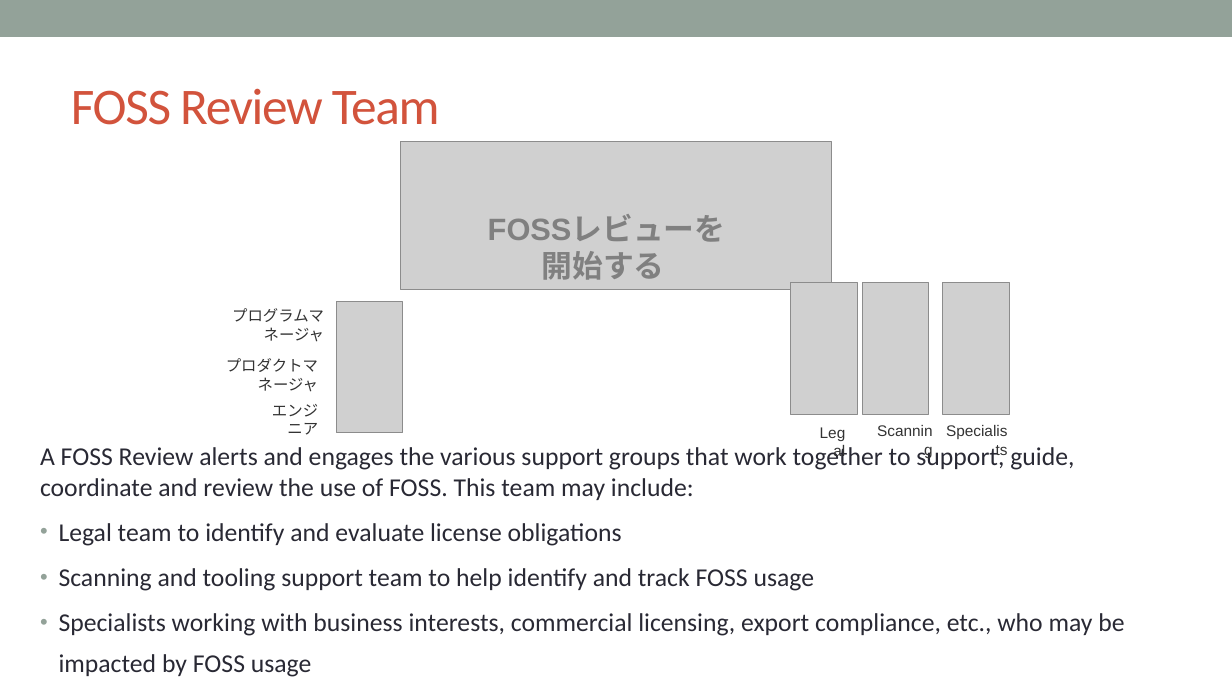
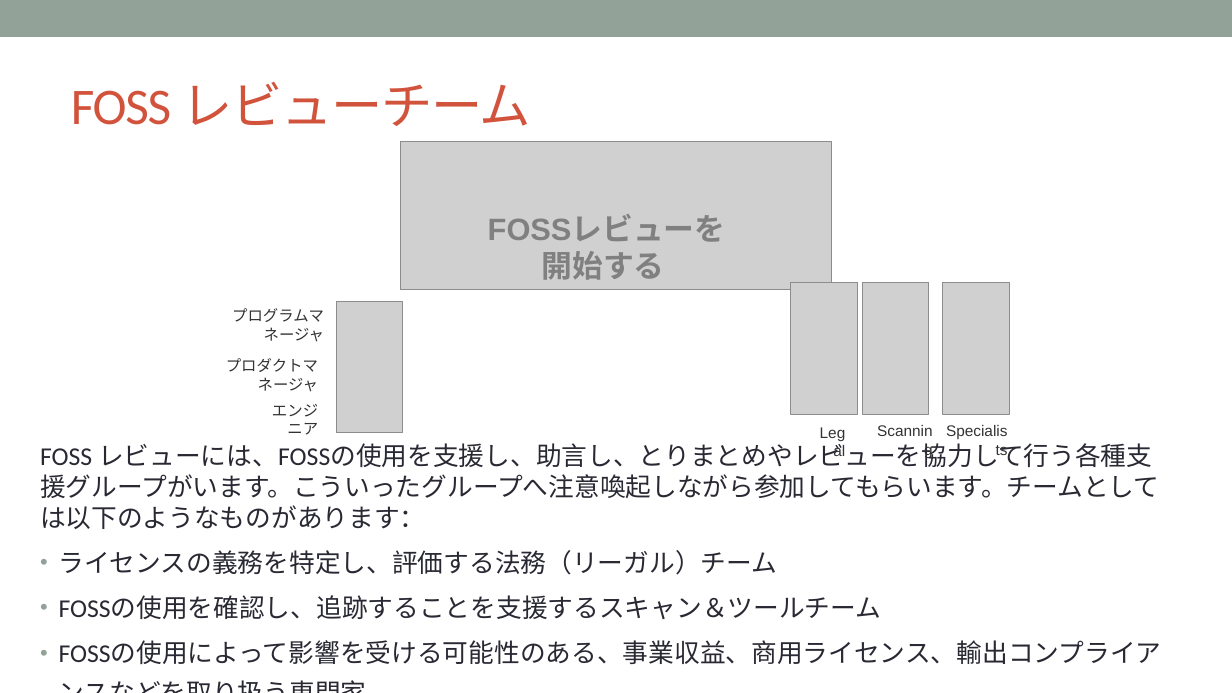
Before and after one commit to OpenChain-Project/Curriculum-Translation-JP, a slide deck: slide 45 of target/openchain-curriculum-release-2.pptx. Drawn at 1232x693 pixels with LibreOffice and Linux fonts; fonts in the diff are those of the drawing; grey boxes stand for pictures; background and template pictures are left out. Boxes give left, top, right and bottom in pixels: in the first picture for what was removed or moved away, otherwise in the second. Text is boxed around its words. In the diff, an @@ line names an element or a change of style, - is before the commit and + after.

Commit message:
45/75 slides done.

```diff
--- a/target/openchain-curriculum-release-2.pptx
+++ b/target/openchain-curriculum-release-2.pptx
@@ title at (71, 82, 532, 126): text changed @@
-FOSS Review Team
+FOSS レビューチーム
@@ text at (40, 439, 1162, 664): text changed @@
-A FOSS Review alerts and engages the various support groups that work together to support, guide, coordinate and review the use of FOSS. This team may include:
-• Legal team to identify and evaluate license obligations
-• Scanning and tooling support team to help identify and track FOSS usage
-• Specialists working with business interests, commercial licensing, export compliance, etc., who may be impacted by FOSS usage
+FOSS レビューには、FOSSの使用を支援し、助言し、とりまとめやレビューを協力して行う各種支援グループがいます。こういったグループへ注意喚起しながら参加してもらいます。チームとしては以下のようなものがあります：
+• ライセンスの義務を特定し、評価する法務（リーガル）チーム
+• FOSSの使用を確認し、追跡することを支援するスキャン＆ツールチーム
+• FOSSの使用によって影響を受ける可能性のある、事業収益、商用ライセンス、輸出コンプライアンスなどを取り扱う専門家
```
Also in this commit, not shown: 8 other files.
